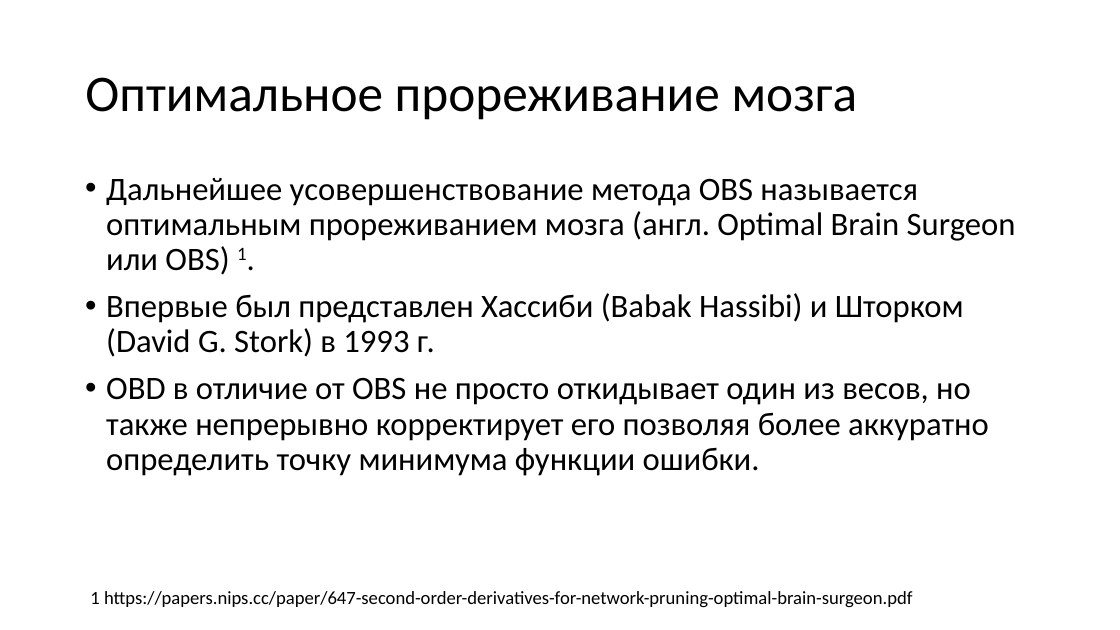
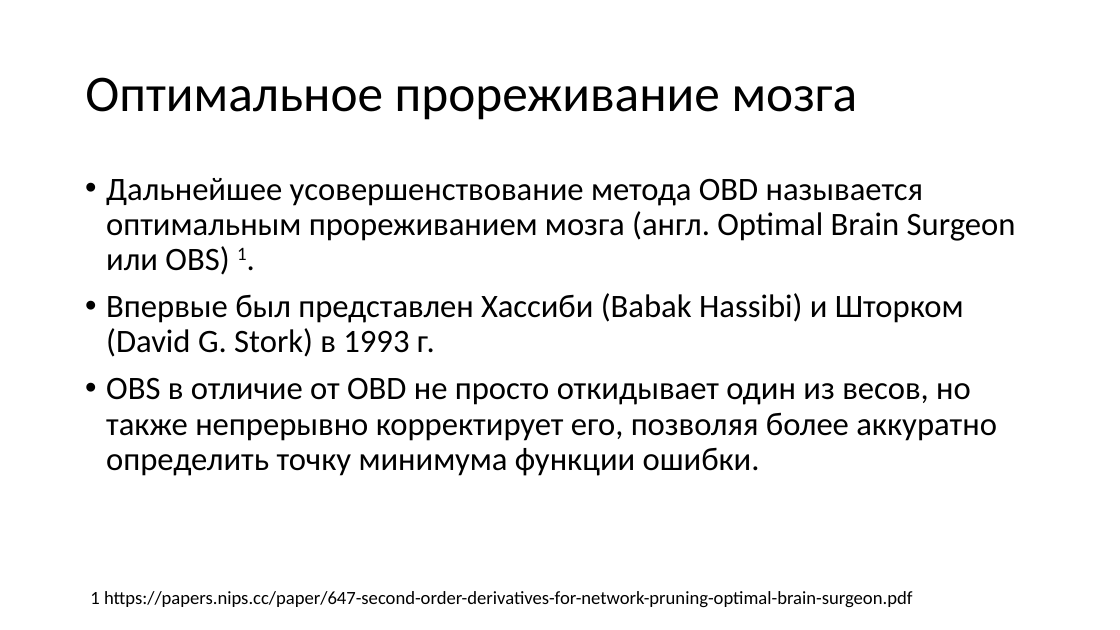
Before and after one commit to sven4500/masters-diploma, a slide deck: slide 10 of Презентация/Пезентация.ppt. Drawn at 1120x630 pixels with LibreOffice and Linux fonts; fonts in the diff are those of the drawing. Boxes give left, top, right and bottom in pixels: in the first picture for what was removed or moved away, otherwise in the second. Text is boxed around its words. In the diff, an @@ line names an element or a change of style, - is before the commit and + after.

```diff
--- a/Презентация/Пезентация.ppt
+++ b/Презентация/Пезентация.ppt
@@ text at bbox=[106, 178, 1016, 275]: text changed @@
-• Дальнейшее усовершенствование метода OBS называется оптимальным прореживанием мозга (англ. Optimal Brain Surgeon или OBS) 1.
+• Дальнейшее усовершенствование метода OBD называется оптимальным прореживанием мозга (англ. Optimal Brain Surgeon или OBS) 1.
@@ text at bbox=[106, 377, 997, 476]: text changed @@
-• OBD в отличие от OBS не просто откидывает один из весов, но также непрерывно корректирует его позволяя более аккуратно определить точку минимума функции ошибки.
+• OBS в отличие от OBD не просто откидывает один из весов, но также непрерывно корректирует его, позволяя более аккуратно определить точку минимума функции ошибки.
```
Also in this commit, not shown: 8 other slides changed, 2 slides added, 1 slide removed.
